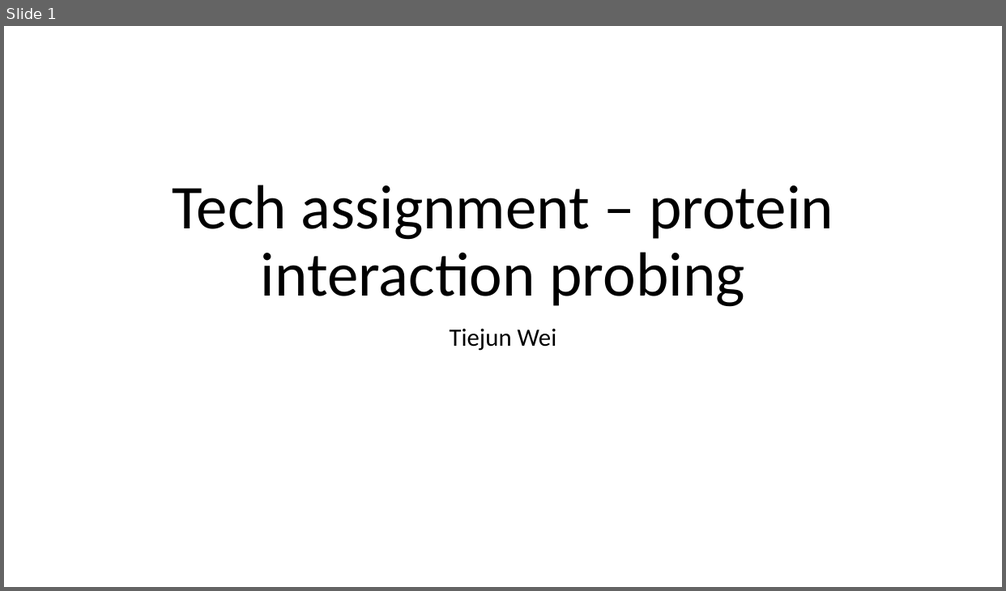
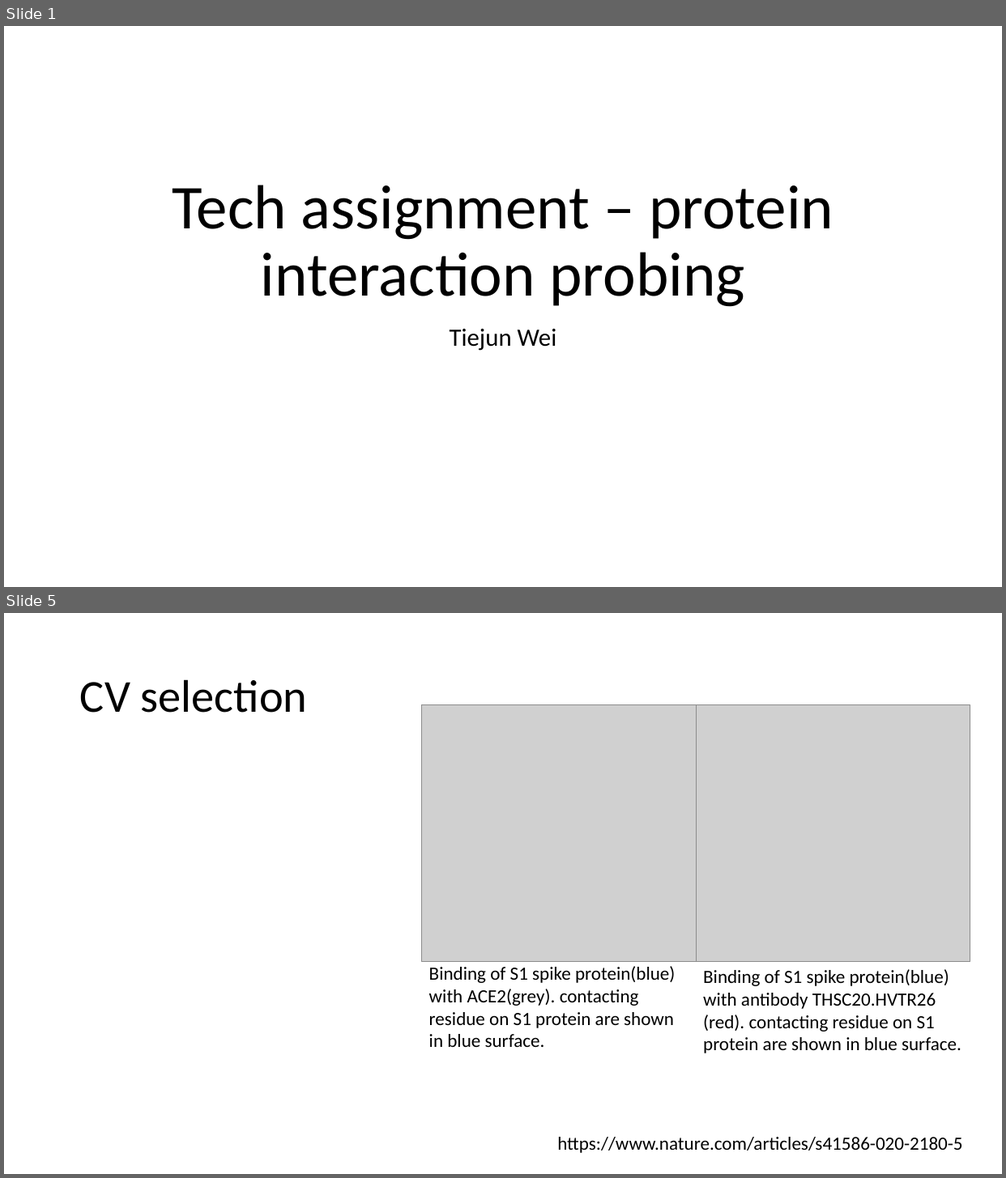
Before and after one commit to DerienFe/InstaD_pro_abc, a slide deck: Tech_assignment_slides.pptx. Shown one above the other, each under a label of ours: slide 1 before the commit, slides 1 and 5 after it; the slides between them are not shown. The pictures are 1006x591 and 1006x1178 pixels, drawn with LibreOffice and Linux fonts; fonts in the diff are those of the drawing; grey boxes stand for pictures. Boxes give left, top, right and bottom in pixels: in the first picture for what was removed or moved away, otherwise in the second. Text is boxed around its words. In the diff, an @@ line names an element or a change of style, - is before the commit and + after.

```diff
--- a/Tech_assignment_slides.pptx
+++ b/Tech_assignment_slides.pptx
@@ slide 5 added at (4, 613, 1002, 1174), background #FFFFFF @@
@@ title added at (80, 679, 308, 713), 44 pt, text #000000 @@
+CV selection
@@ group added at (422, 705, 970, 1054): 2 pictures, 2 texts @@
+Binding of S1 spike protein(blue) with ACE2(grey). contacting residue on S1 protein are shown in blue surface.
+Binding of S1 spike protein(blue) with antibody THSC20.HVTR26 (red). contacting residue on S1 protein are shown in blue surface.
@@ text added at (557, 1137, 962, 1153), 18 pt, text #000000 @@
+https://www.nature.com/articles/s41586-020-2180-5
```
Also in this commit, not shown: 5 other slides added, 3 slides removed, 10 other files.
